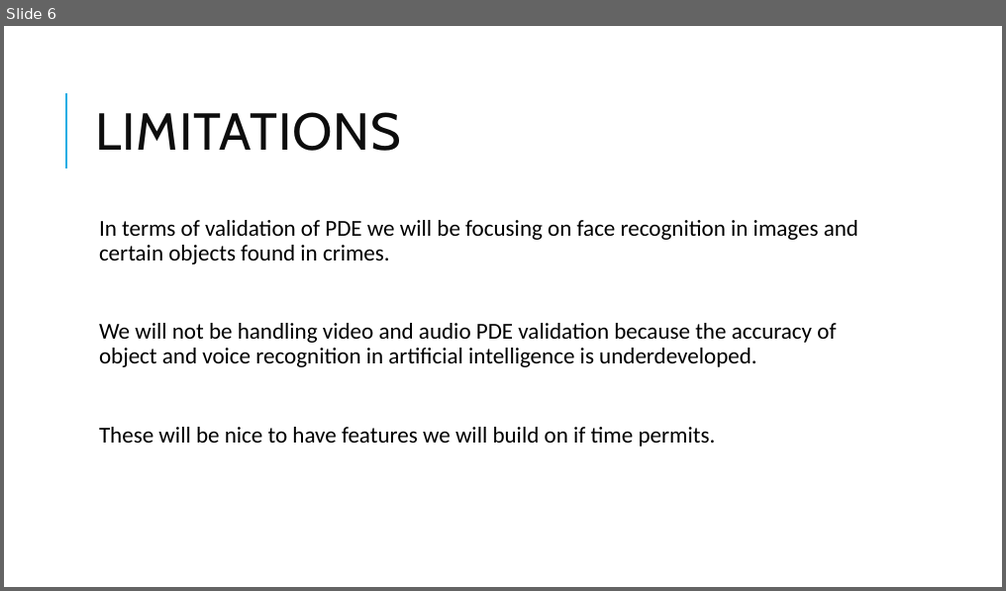
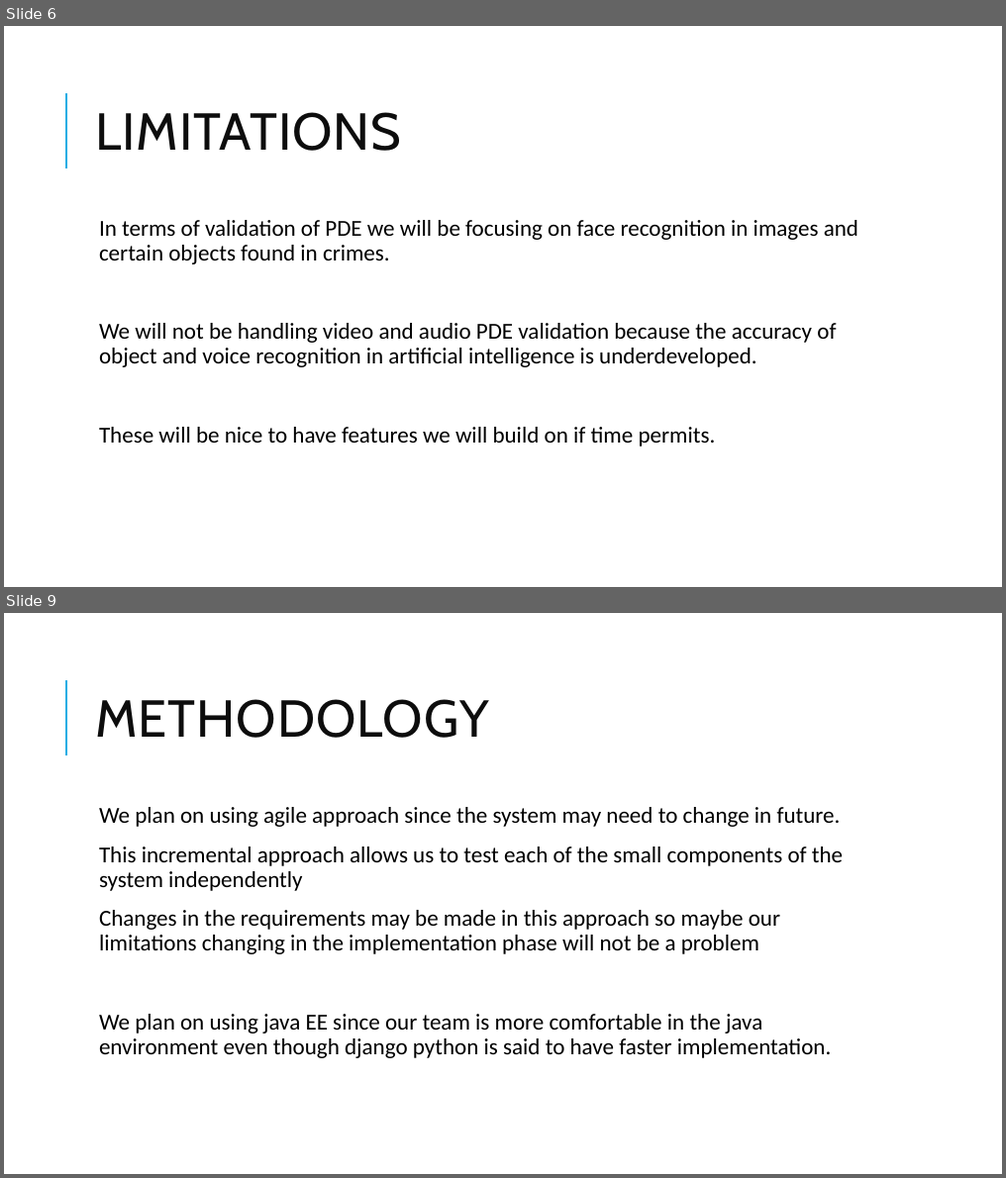
Before and after one commit to MPHETamines/MPHETamines, a slide deck: Uwatch digital forensic tool.pptx. Shown one above the other, each under a label of ours: slide 6 before the commit, slides 6 and 9 after it; the slides between them are not shown. The pictures are 1006x591 and 1006x1178 pixels, drawn with LibreOffice and Linux fonts; fonts in the diff are those of the drawing. Boxes give left, top, right and bottom in pixels: in the first picture for what was removed or moved away, otherwise in the second. Text is boxed around its words. In the diff, an @@ line names an element or a change of style, - is before the commit and + after.

Commit message:
updated

```diff
--- a/Uwatch digital forensic tool.pptx
+++ b/Uwatch digital forensic tool.pptx
@@ slide 9 added at bbox=[4, 613, 1002, 1174], background #FFFFFF; not listed: 1 template element that a slide beside it also shows @@
@@ title added at bbox=[95, 699, 489, 738], 50 pt, text #0D0D0D @@
+METHODOLOGY
@@ text added at bbox=[99, 807, 843, 1059], 22 pt, text #000000 @@
+  We plan on using agile approach since the system may need to change in future.
+  This incremental approach allows us to test each of the small components of the system independently
+  Changes in the requirements may be made in this approach so maybe our limitations changing in the implementation phase will not be a problem
+  We plan on using java EE since our team is more comfortable in the java environment even though django python is said to have faster implementation.
```
Also in this commit, not shown: 2 other slides added.
